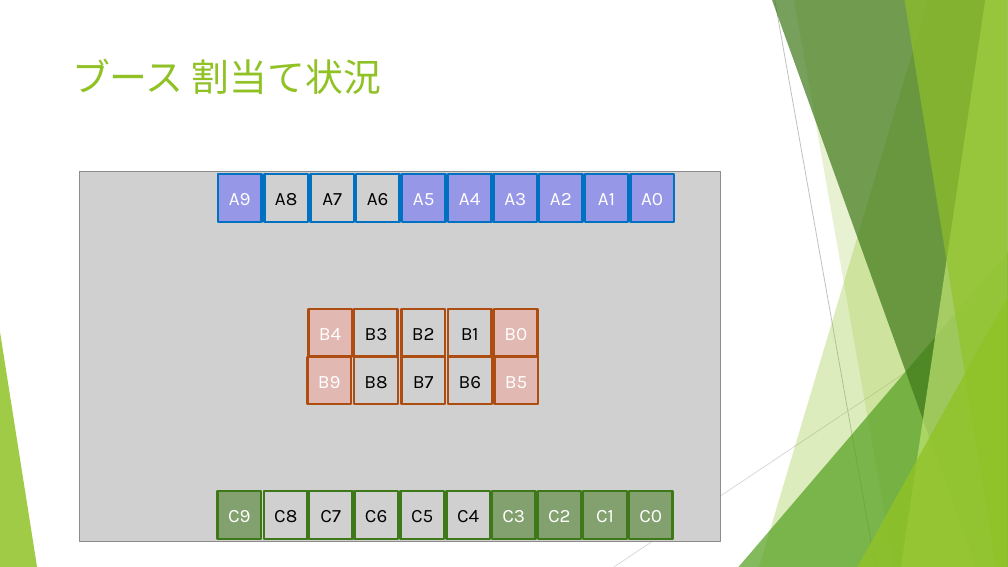
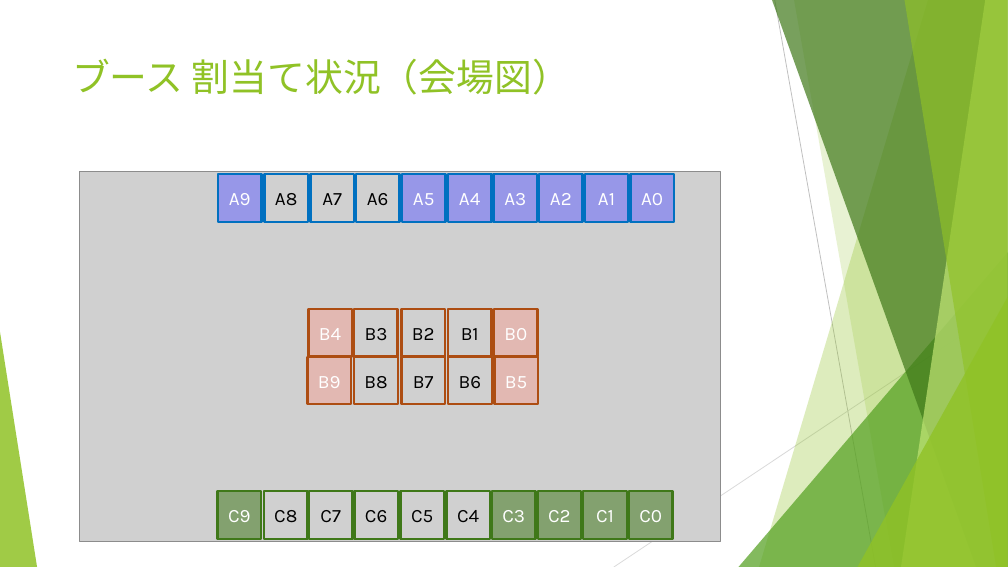
Before and after one commit to MongoDB-JP/2013-summer-festival, a slide deck: slide 8 of hot/納涼もんご祭り 資料(出展用).pptx (slide 5 before the commit). Drawn at 1008x567 pixels with LibreOffice and Linux fonts; fonts in the diff are those of the drawing; grey boxes stand for pictures. Boxes give left, top, right and bottom in pixels: in the first picture for what was removed or moved away, otherwise in the second. Text is boxed around its words. In the diff, an @@ line names an element or a change of style, - is before the commit and + after.

```diff
--- a/hot/納涼もんご祭り 資料(出展用).pptx
+++ b/hot/納涼もんご祭り 資料(出展用).pptx
@@ title at (72,59,570,95): text changed; font Karla to Noto Sans CJK JP @@
-ブース 割当て状況
+ブース 割当て状況（会場図）
```
Also in this commit, not shown: 3 other slides changed, 3 slides added.
